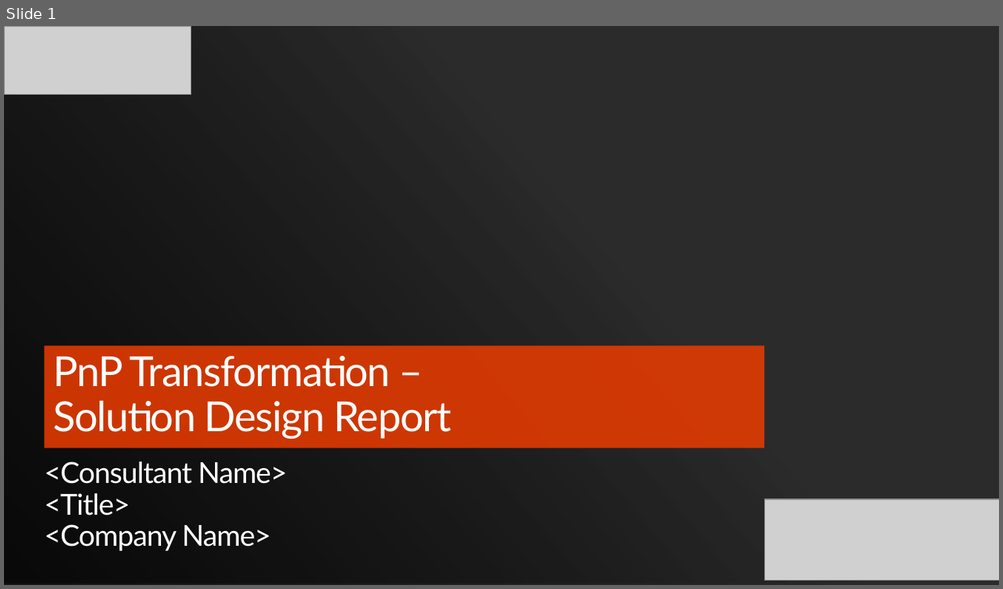
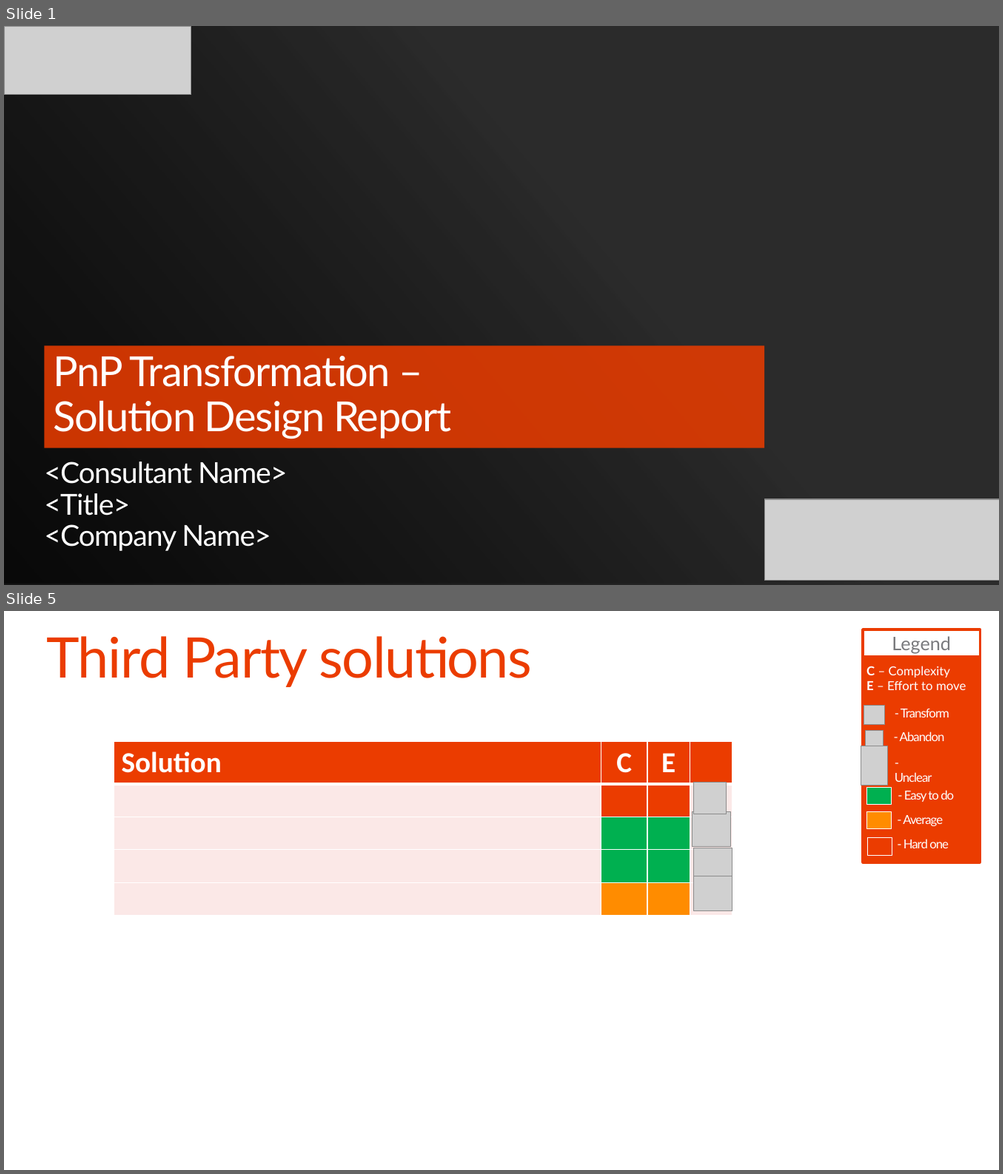
Before and after one commit to SharePoint/PnP-Guidance, a slide deck: PnP Transformation Process/Templates/Solution Design Report Presentation Template.pptx. Shown one above the other, each under a label of ours: slide 1 before the commit, slides 1 and 5 after it; the slides between them are not shown. The pictures are 1003x589 and 1003x1174 pixels, drawn with LibreOffice and Linux fonts; fonts in the diff are those of the drawing; grey boxes stand for pictures; background and template pictures are left out; a plain dark background stands for a picture behind light text. Boxes give left, top, right and bottom in pixels: in the first picture for what was removed or moved away, otherwise in the second. Text is boxed around its words. In the diff, an @@ line names an element or a change of style, - is before the commit and + after.

```diff
--- a/PnP Transformation Process/Templates/Solution Design Report Presentation Template.pptx
+++ b/PnP Transformation Process/Templates/Solution Design Report Presentation Template.pptx
@@ slide 5 added at bbox=[4, 611, 999, 1170], background #FFFFFF @@
@@ title added at bbox=[46, 636, 532, 687], 54 pt, text #EB3C00 @@
+Third Party solutions
@@ table added at bbox=[114, 741, 731, 913], 5 rows, 4 columns @@
+Solution | C | E | 
+ |  |  | 
+ |  |  | 
+ |  |  | 
+ |  |  | 
@@ picture added at bbox=[694, 782, 726, 815] @@
@@ picture added at bbox=[692, 812, 731, 847] @@
@@ picture added at bbox=[694, 849, 732, 883] @@
@@ group added at bbox=[860, 629, 980, 863]: 6 texts, 5 rectangles, 3 pictures @@
+C – Complexity
+E – Effort to move
+Legend
+- Transform
+- Abandon
+- Unclear
+- Easy to do
+- Average
+- Hard one
@@ picture added at bbox=[694, 877, 732, 911] @@
```
Also in this commit, not shown: 4 slides changed, 17 other slides added, 39 slides removed.
